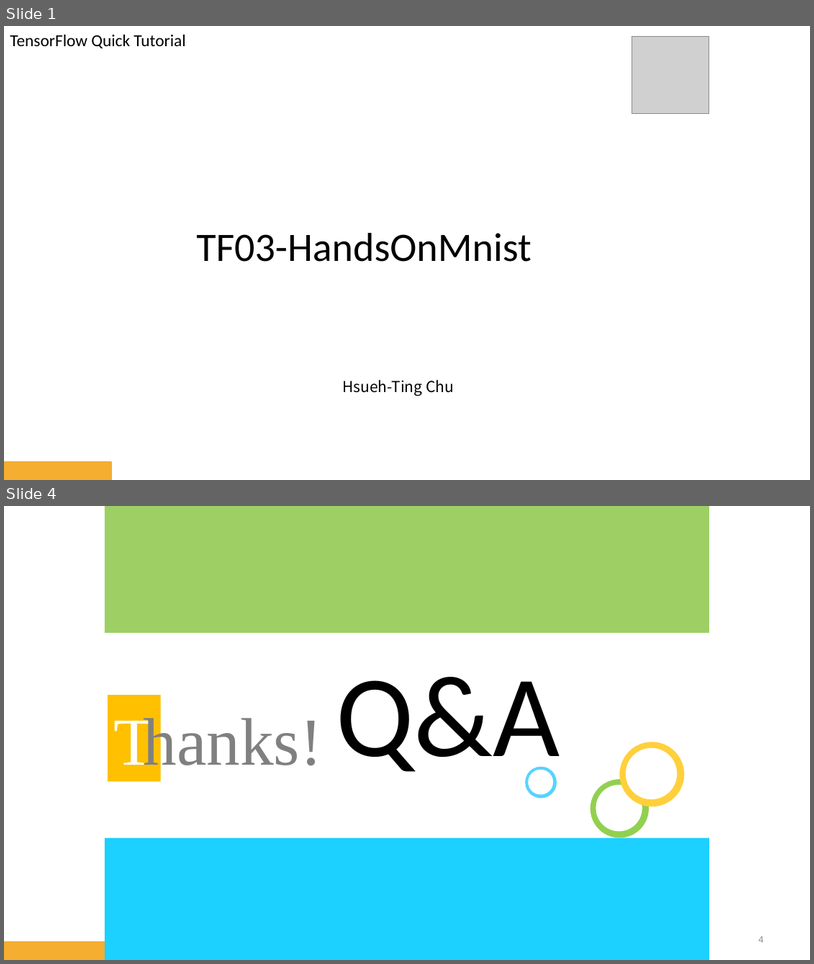
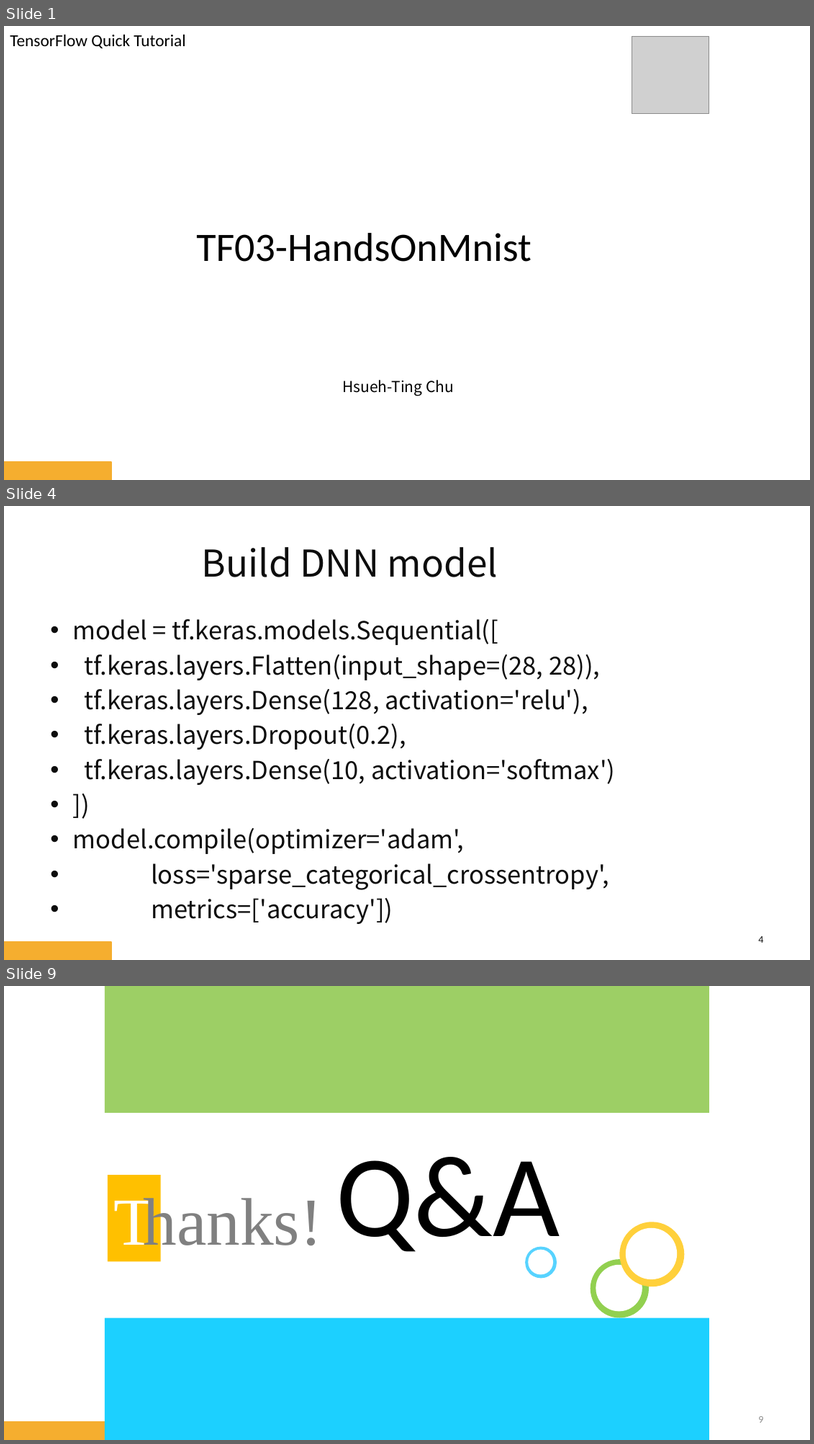
Before and after one commit to htchu/TensorFlowQuickTutorial, a slide deck: Slides/TF03-HandsOnMnist.pptx. Shown one above the other, each under a label of ours: slides 1 and 4 before the commit, slides 1, 4 and 9 after it; the slides between them are not shown. The pictures are 814x964 and 814x1444 pixels, drawn with LibreOffice and Linux fonts; fonts in the diff are those of the drawing; grey boxes stand for pictures; background and template pictures are left out. Boxes give left, top, right and bottom in pixels: in the first picture for what was removed or moved away, otherwise in the second. Text is boxed around its words. In the diff, an @@ line names an element or a change of style, - is before the commit and + after.

```diff
--- a/Slides/TF03-HandsOnMnist.pptx
+++ b/Slides/TF03-HandsOnMnist.pptx
@@ slide 4 added at (4, 506, 810, 960), background picture (left out); not listed: 1 template element that a slide beside it also shows @@
@@ title added at (202, 547, 498, 577), 44 pt, text #0D0D0D @@
+Build DNN model
@@ text added at (73, 619, 615, 924), 29.6 pt, text #0D0D0D @@
+• model = tf.keras.models.Sequential([
+• tf.keras.layers.Flatten(input_shape=(28, 28)),
+• tf.keras.layers.Dense(128, activation='relu'),
+• tf.keras.layers.Dropout(0.2),
+• tf.keras.layers.Dense(10, activation='softmax')
+• ])
+• model.compile(optimizer='adam',
+• loss='sparse_categorical_crossentropy',
+• metrics=['accuracy'])
@@ page number added at (759, 936, 764, 942), 12 pt, text #0D0D0D @@
+4
@@ what was slide 4 is now slide 9 @@
@@ page number at (759, 1416, 764, 1422): text changed @@
-4
+9
```
Also in this commit, not shown: 1 slide changed, 4 other slides added.
